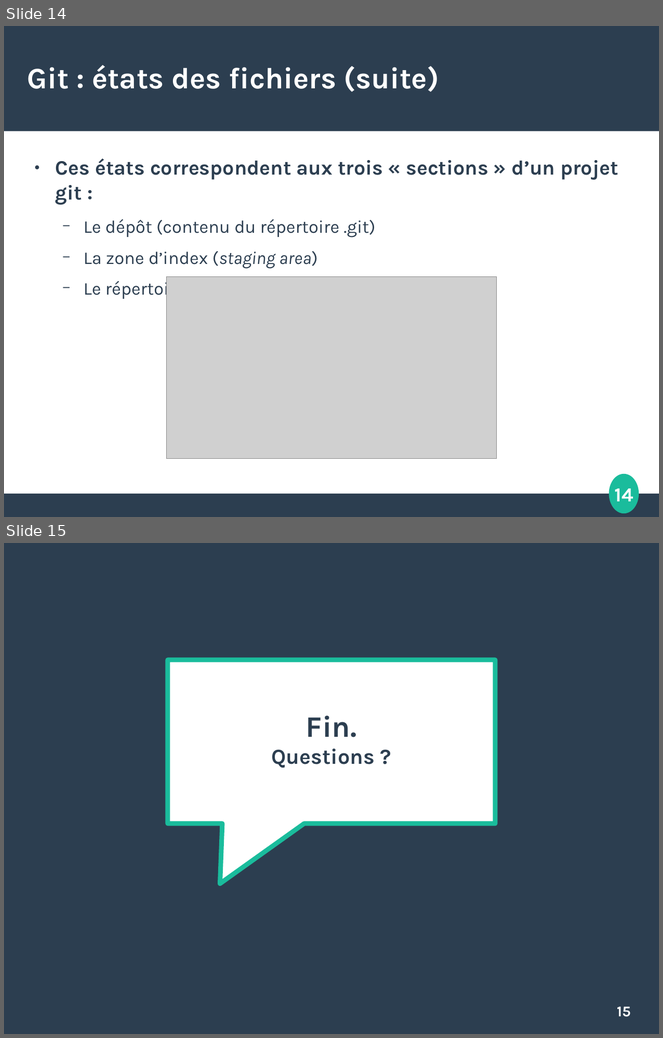
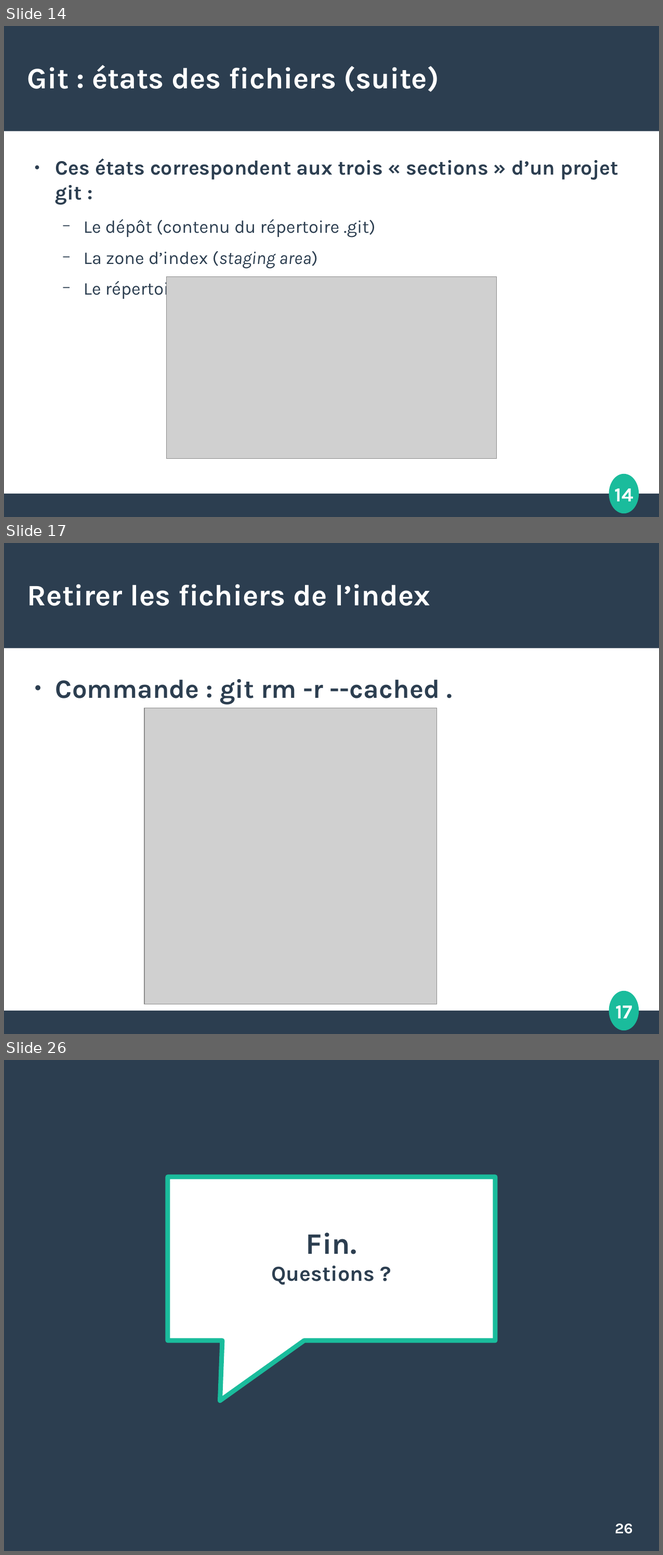
Before and after one commit to etdube/formation_git, a slide deck: Présentation git.odp. Shown one above the other, each under a label of ours: slides 14 and 15 before the commit, slides 14, 17 and 26 after it; the slides between them are not shown. The pictures are 663x1038 and 663x1555 pixels, drawn with LibreOffice and Linux fonts; fonts in the diff are those of the drawing; grey boxes stand for pictures. Boxes give left, top, right and bottom in pixels: in the first picture for what was removed or moved away, otherwise in the second. Text is boxed around its words. In the diff, an @@ line names an element or a change of style, - is before the commit and + after.

```diff
--- a/Présentation git.odp
+++ b/Présentation git.odp
@@ slide 17 added at [4,543,659,1034], background #FFFFFF; not listed: 4 template elements that a slide beside it also shows @@
@@ title added at [27,584,430,606], 36 pt, text #FFFFFF, bold @@
+Retirer les fichiers de l’index
@@ text added at [55,679,440,704], 32 pt, text #2C3E50, bold @@
+● Commande : git rm -r --cached .
@@ picture added at [144,708,437,1004] @@
@@ what was slide 15 is now slide 26 @@
@@ page number at [615,1524,633,1534]: text changed @@
-15
+26
```
Also in this commit, not shown: 1 slide changed, 10 other slides added.
